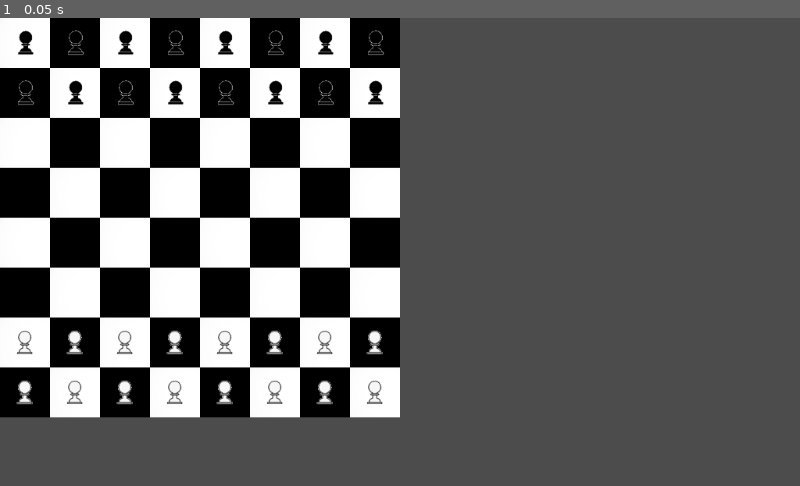
Above: before the commit, frame 1.
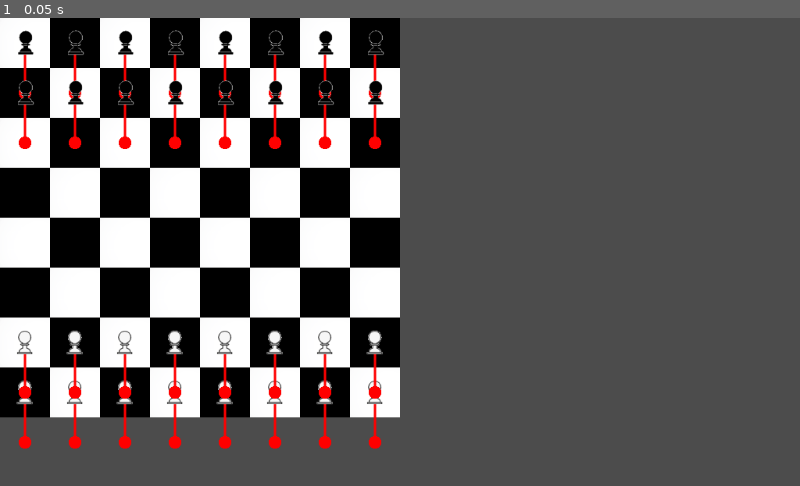
Above: after the commit, the same moment.

Repository: MrJustreborn/BattleMess
Game: Godot game, scene res://board/board.tscn
The game is run twice, just before and just after one commit, with the same random seed, the same clock (stepped at 60 frames per second) and the same inputs.
Inputs:
- Up to frame 1 (0.05 s): no input

The runs differ from the first frame. In frame 1, 2.1% of the frame differs, in the area x 2-48%, y 7-93%.

Commit message:
Added empty controller

Diff:
--- a/godot/board/board.tscn
+++ b/godot/board/board.tscn
@@ -1,12 +1,14 @@
-[gd_scene load_steps=3 format=2]
+[gd_scene load_steps=4 format=2]
 
-[ext_resource path="res://board/chess.tres" type="TileSet" id=1]
-[ext_resource path="res://entities/entity.tscn" type="PackedScene" id=2]
+[ext_resource path="res://board/controller.gd" type="Script" id=1]
+[ext_resource path="res://board/chess.tres" type="TileSet" id=2]
+[ext_resource path="res://entities/entity.tscn" type="PackedScene" id=3]
 
 [node name="board" type="Node2D"]
+script = ExtResource( 1 )
 
 [node name="TileMap" type="TileMap" parent="."]
-tile_set = ExtResource( 1 )
+tile_set = ExtResource( 2 )
 format = 1
 tile_data = PoolIntArray( 0, 0, 0, 1, 1, 0, 2, 0, 0, 3, 1, 0, 4, 0, 0, 5, 1, 0, 6, 0, 0, 7, 1, 0, 65536, 1, 0, 65537, 0 …(755 unchanged characters)…
 
--- /dev/null
+++ b/godot/board/controller.gd
@@ -0,0 +1,8 @@
+class_name ChessBoardController
+extends Node
+
+func _ready():
+	pass
+
+func test():
+	print("test");
--- a/godot/entities/entity.gd
+++ b/godot/entities/entity.gd
@@ -14,14 +14,24 @@
 export(bool) var white = true setget setWhite;
 export(chess_type) var type = chess_type.pawn setget setChessType;
 
+var controller: ChessBoardController;
+
 var current_node: Node
 
+func _draw():
+	if controller:
+		controller.test();
+		draw_line(Vector2(), Vector2(0, 64), Color(1, 0, 0), 2, true)
+		draw_circle(Vector2(0, 64), 8, Color(1, 0, 0));
+
 func _ready():
+	controller = get_node("../../..")
 	# set current_node
 	setChessType(type);
 	pass
 
 func setChessType(t):
+	update()
 	match t:
 		chess_type.pawn:
 			showType("pawn");
--- a/godot/project.godot
+++ b/godot/project.godot
@@ -8,9 +8,14 @@
 
 config_version=4
 
-_global_script_classes=[  ]
+_global_script_classes=[ {
+"base": "Node",
+"class": "ChessBoardController",
+"language": "GDScript",
+"path": "res://board/controller.gd"
+} ]
 _global_script_class_icons={
-
+"ChessBoardController": ""
 }
 
 [application]
Not shown: 1 places in godot/board/board.tscn that only renumber resources
